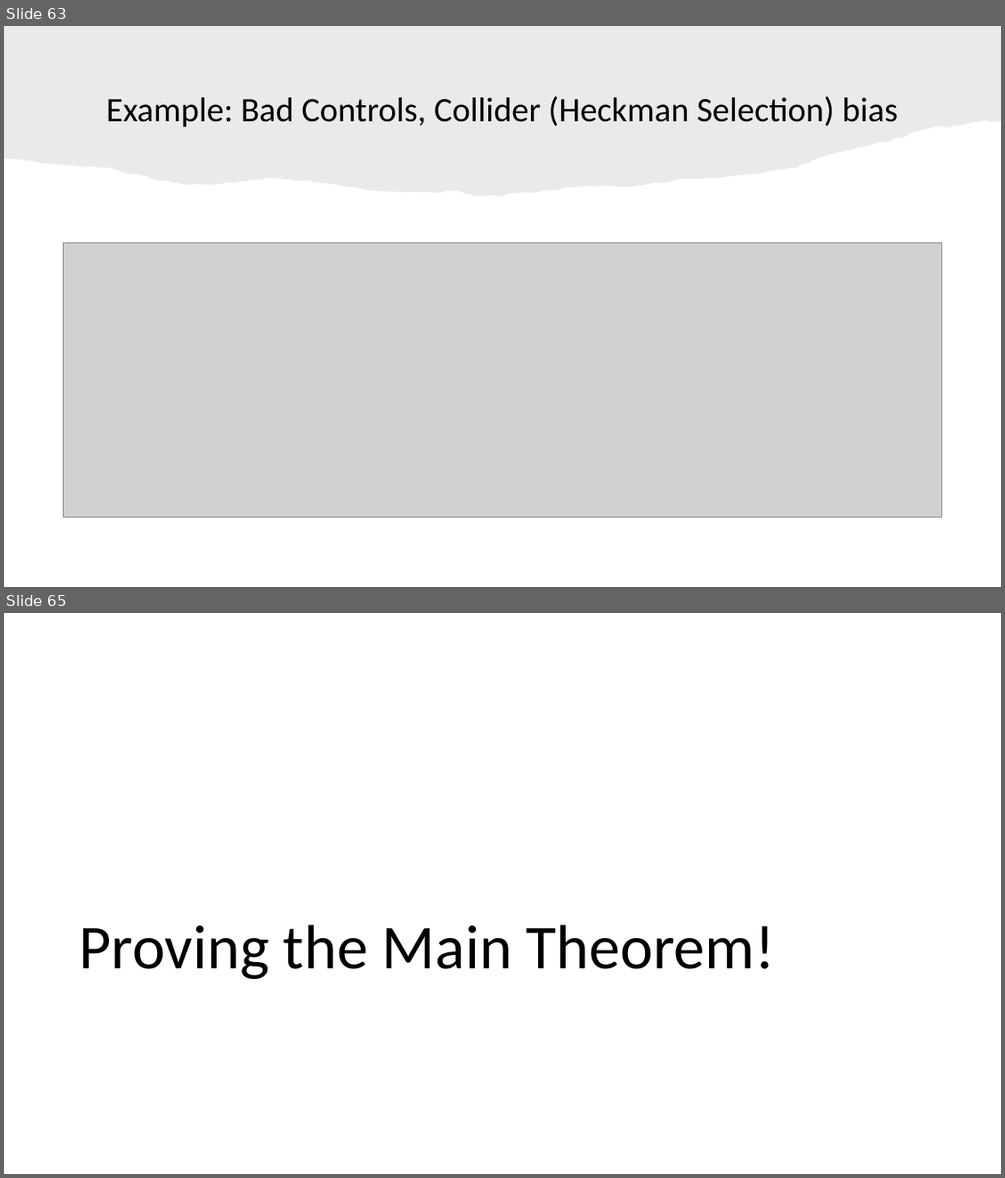
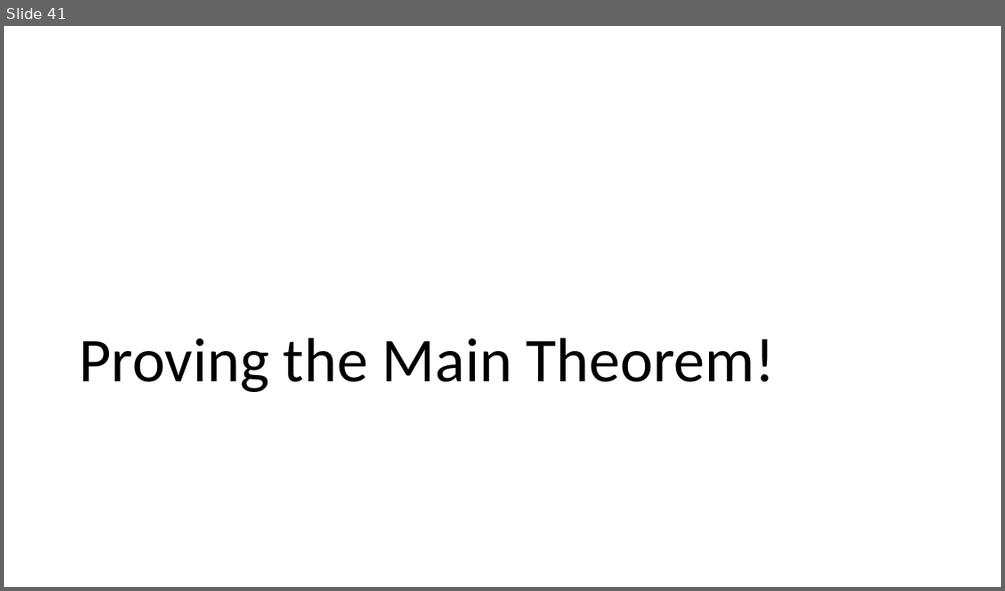
Before and after one commit to stanford-msande228/winter25, a slide deck: assets/presentations/MSANDE228_Lecture9_DAGs.pptx. Shown one above the other, each under a label of ours: slides 63 and 65 before the commit, slide 41 after it; the slides between them are not shown. The pictures are 1005x1178 and 1005x591 pixels, drawn with LibreOffice and Linux fonts; fonts in the diff are those of the drawing; grey boxes stand for pictures. Boxes give left, top, right and bottom in pixels: in the first picture for what was removed or moved away, otherwise in the second. Text is boxed around its words. In the diff, an @@ line names an element or a change of style, - is before the commit and + after.

```diff
--- a/assets/presentations/MSANDE228_Lecture9_DAGs.pptx
+++ b/assets/presentations/MSANDE228_Lecture9_DAGs.pptx
@@ slide 63 removed at <box>4,26,1001,587</box>, background #FFFFFF @@
@@ freeform shape removed at <box>4,26,1001,197</box> @@
@@ title removed at <box>106,96,898,127</box> @@
-Example: Bad Controls, Collider (Heckman Selection) bias
@@ picture removed at <box>63,243,942,517</box> @@
@@ what was slide 65 is now slide 41 @@
```
Also in this commit, not shown: 23 other slides removed, 1 other file.
